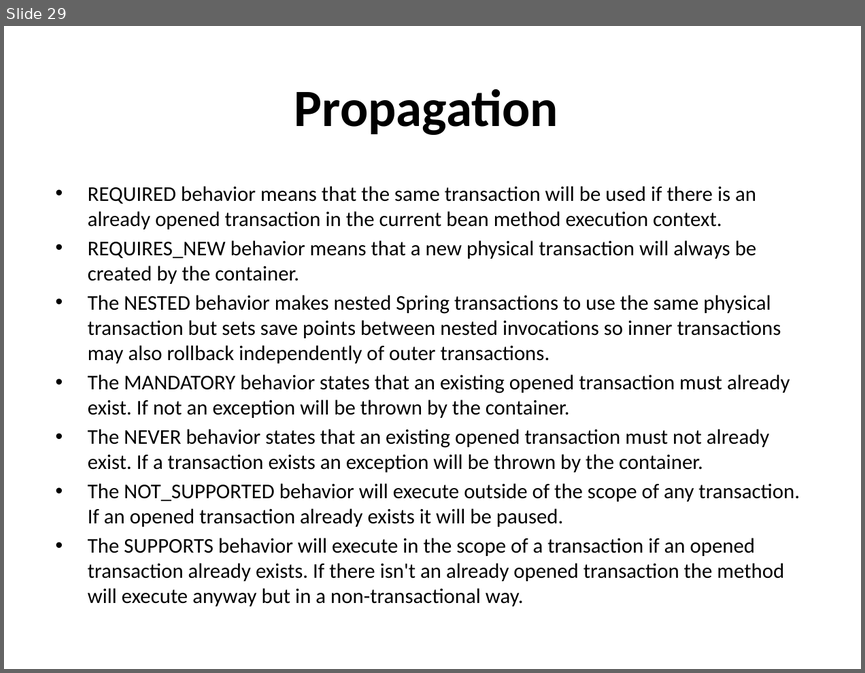
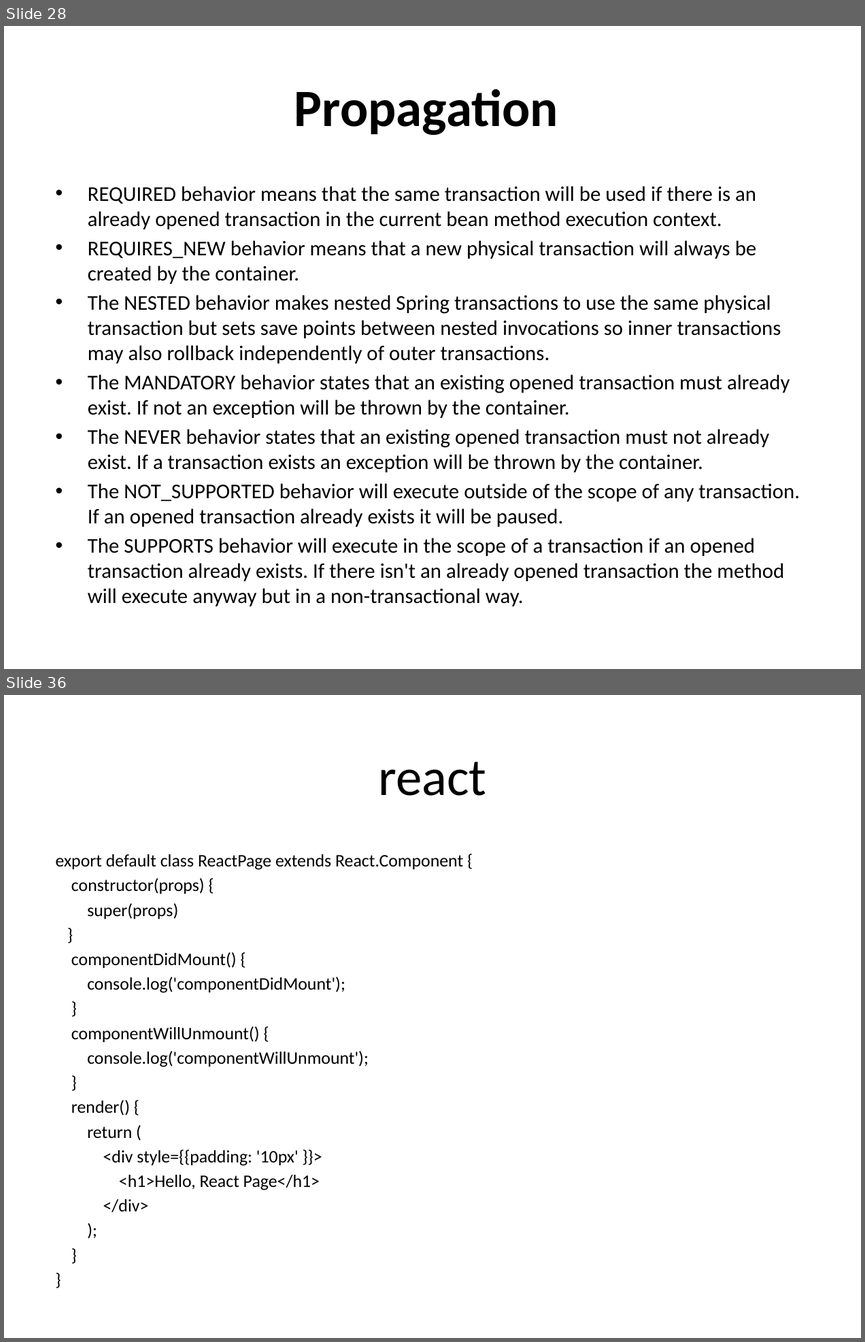
Before and after one commit to hejian1639/SpringMVC, a slide deck: Introduction.pptx. Shown one above the other, each under a label of ours: slide 29 before the commit, slides 28 and 36 after it; the slides between them are not shown. The pictures are 865x673 and 865x1342 pixels, drawn with LibreOffice and Linux fonts; fonts in the diff are those of the drawing. Boxes give left, top, right and bottom in pixels: in the first picture for what was removed or moved away, otherwise in the second. Text is boxed around its words. In the diff, an @@ line names an element or a change of style, - is before the commit and + after.

```diff
--- a/Introduction.pptx
+++ b/Introduction.pptx
@@ slide 36 added at <box>4,695,861,1338</box>, background #FFFFFF @@
@@ title added at <box>378,762,486,796</box>, 44 pt, text #000000 @@
+react
@@ text added at <box>56,854,463,1212</box>, 14.8 pt, text #000000 @@
+export default class ReactPage extends React.Component {
+constructor(props) {
+super(props)
+}
+componentDidMount() {
+console.log('componentDidMount');
+}
+componentWillUnmount() {
+console.log('componentWillUnmount');
+}
+render() {
+return (
+<div style={{padding: '10px' }}>
+<h1>Hello, React Page</h1>
+</div>
+);
+}
+}
@@ what was slide 29 is now slide 28 @@
```
Also in this commit, not shown: 18 other slides added, 6 slides removed, 1 other file.
